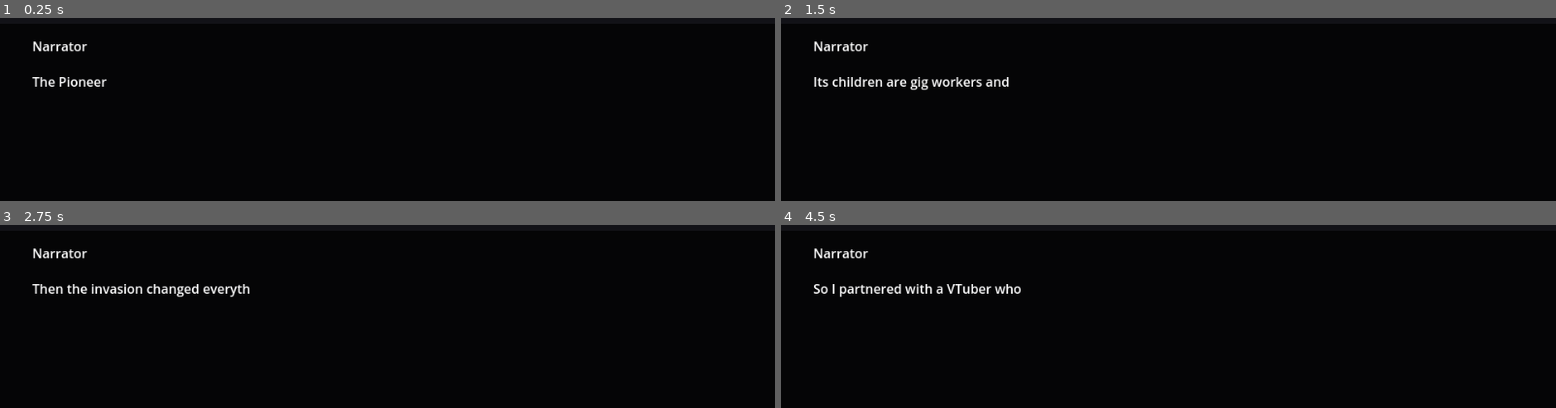
Above: before the commit, frames 1-4 (two rows, left to right).
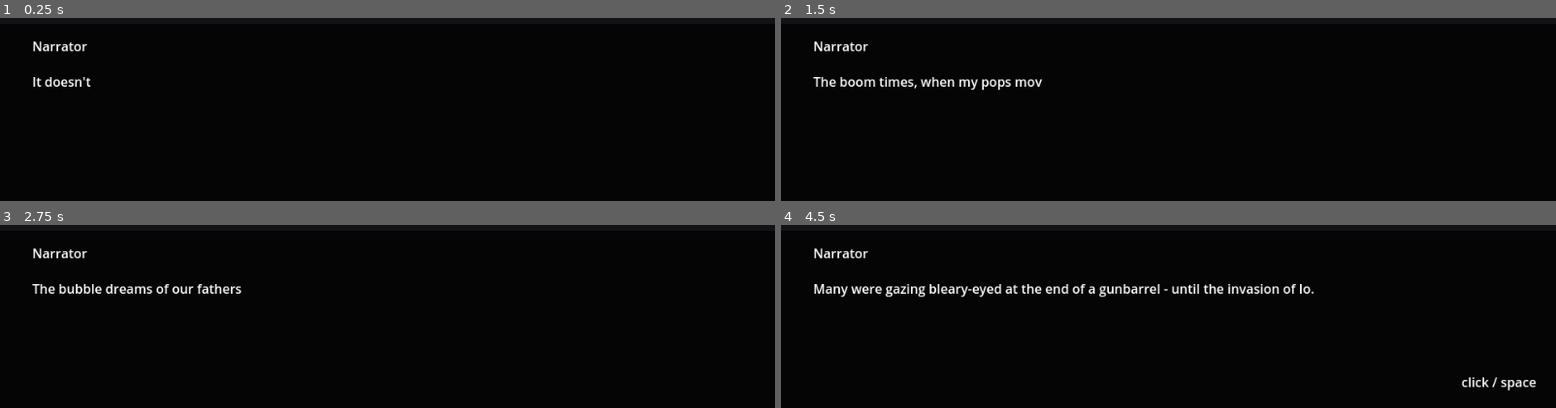
Above: after the commit, the same moments.

Repository: Wasumyon/war-idols
Game: Godot game, scene res://vn/vn.tscn
Two runs of this game, one before a commit and one after it. Both use one fixed random seed, a clock stepped at 60 frames per second and the inputs below. This scene is started directly instead of the project's main scene.
Inputs (mouse positions are in pixels of both pictures, inside the frame that each line leads up to):
- Up to frame 1 (0.25 s): no input
- Up to frame 2 (1.5 s): tap Enter at 0.5 s; move the mouse to (outside the picture) at 0.52 s; hold D (turnRight) 0.53-1.28 s; tap Ctrl (drift) at 0.6 s; click (outside the picture) at 0.67 s; tap Space at 0.77 s; move the mouse to (outside the picture) at 1.27 s; hold S (brake) from 1.28 s (still down); tap R at 1.35 s
- Up to frame 3 (2.75 s): tap Space at 1.52, 2 s; move the mouse to (outside the picture) at 2.02 s; release S (brake) at 2.03 s; hold D (turnRight) from 2.03 s (still down); tap Shift at 2.1 s
- Up to frame 4 (4.5 s): move the mouse to (1129, 278) at 2.77 s; release D (turnRight) at 2.78 s; hold W (accelerate) 2.78-3.53 s; tap Enter at 2.85 s; click (1129, 278) at 2.92 s; tap Space at 3.02, 3.77 s; move the mouse to (1401, 256) at 3.52 s; hold A (turnLeft) from 3.53 s (still down); tap Ctrl (drift) at 3.6 s; move the mouse to (outside the picture) at 4.27 s; tap R at 4.35 s

The runs differ from the first frame. In frame 1, 0.4% of the frame differs, in the area x 4-14%, y 32-38%; in frame 2, 1.0%; in frame 3, 0.9%; in frame 4, 2.4%, in the area x 4-98%, y 32-91%.

Commit message:
VN: split test.txt into scenes, add @ staging, dynamic player name (Blockhead -> name entry)

Diff:
--- a/car/autoload/game.gd
+++ b/car/autoload/game.gd
@@ -18,10 +18,26 @@
 var day := 1
 var flags := {}
 
+## The player character's name. Empty until the player enters it.
+## Until then, Chip's nickname "Blockhead" is used.
+var player_name := ""
+
+
+func display_name() -> String:
+	var n := player_name.strip_edges()
+	return n if n != "" else "Blockhead"
+
+
+func set_player_name(raw: String) -> void:
+	var n := raw.strip_edges()
+	player_name = n if n != "" else "Commander"
+
 ## Story order. The VN walks these; add scenes here as you write them.
 var chapters: Array[String] = [
 	"res://vn/dialogue/01_intro.txt",
-	"res://vn/dialogue/02_chip_scene.txt",
+	"res://vn/dialogue/02_stream.txt",
+	"res://vn/dialogue/03_car.txt",
+	"res://vn/dialogue/04_mission_clear.txt",
 ]
 var chapter_index := 0
 
--- a/car/vn/vn.gd
+++ b/car/vn/vn.gd
@@ -7,10 +7,19 @@
 ##   ? choice text     a branch under the line above
 ##   + stat n          effect for the branch above (or the beat, if no branch yet)
 ##   -> label          jump to a label; leave blank to end the scene
+##   @ verb args       staging for the NEXT line
 ##   # comment         ignored
 ##
-## Lines with no "== / ? / + / -> " prefix that look like "Name: text" are
-## dialogue. Beats flow top-to-bottom unless a "-> " jumps elsewhere.
+## @ VERBS
+##   @ stage <text>    a freeform stage direction; shown italic above the line
+##   @ input_name      open the name-entry panel while this line shows
+##   @ portrait <who>  show a portrait (not wired to art yet)
+##   @ sfx <name>      one-shot sound (not wired yet)
+##   @ call <scene>    hand off to another scene (not wired yet)
+##
+## SPEAKER
+##   "Player:" resolves to Game.display_name() - "Blockhead" until the player
+##   enters a name, then that name. "{player}" in the text expands the same way.
 
 const CHARS_PER_SEC := 45.0
 
@@ -28,9 +37,13 @@
 @onready var text_label: RichTextLabel = $Box/Text
 @onready var choices: VBoxContainer = $Choices
 @onready var hint: Label = $Hint
+@onready var name_panel: PanelContainer = $NamePanel
+@onready var name_input: LineEdit = $NamePanel/VBox/NameInput
 
 
 func _ready() -> void:
+	name_input.text_submitted.connect(_on_name_submitted)
+	$NamePanel/VBox/Confirm.pressed.connect(_confirm_name)
 	var path := chapter_file if chapter_file != "" else Game.current_chapter()
 	_load(path)
 	_goto(str(_nodes.get("start", "")))
@@ -51,6 +64,7 @@
 	var blocks: Array = []
 	var labels := {}
 	var pending_label := ""
+	var pending_staging: Array[String] = []
 	var cur = null
 	var last_choice = null
 
@@ -62,6 +76,10 @@
 		if line.begins_with("=="):
 			pending_label = line.substr(2).strip_edges()
 			last_choice = null
+			continue
+
+		if line.begins_with("@"):
+			pending_staging.append(line.substr(1).strip_edges())
 			continue
 
 		if line.begins_with("?"):
@@ -101,18 +119,23 @@
 				"choices": [],
 				"next_label": "",
 				"force_end": false,
+				"staging": pending_staging.duplicate(),
 			}
 			pending_label = ""
+			pending_staging.clear()
 			last_choice = null
 			blocks.append(cur)
 
-	# label -> block index
+	# staging that trailed the last line (e.g. a closing "@ call").
+	if not pending_staging.is_empty() and not blocks.is_empty():
+		var last: Dictionary = blocks[blocks.size() - 1]
+		last["staging"] = Array(last["staging"]) + Array(pending_staging)
+
 	for i in blocks.size():
 		var lbl: String = str(blocks[i]["label"])
 		if lbl != "":
 			labels[lbl] = i
 
-	# blocks -> runtime nodes
 	var nodes := {}
 	for i in blocks.size():
 		var b: Dictionary = blocks[i]
@@ -120,6 +143,7 @@
 			"speaker": b["speaker"],
 			"text": b["text"],
 			"effects": b["effects"],
+			"staging": b["staging"],
 			"next": _resolve(str(b["next_label"]), bool(b["force_end"]), i, blocks, labels),
 			"choices": [],
 		}
@@ -158,8 +182,8 @@
 	var node: Dictionary = _nodes["nodes"][id]
 	_apply_effects(node.get("effects", {}))
 
-	name_label.text = str(node.get("speaker", ""))
-	text_label.text = str(node.get("text", ""))
+	name_label.text = _speaker_name(node)
+	text_label.text = _compose_text(node)
 	text_label.visible_characters = 0
 	_char_count = text_label.get_total_character_count()
 	_char_timer = 0.0
@@ -167,6 +191,54 @@
 
 	_clear_choices()
 	hint.text = ""
+	if _has_staging(node, "input_name"):
+		_show_name_input()
+
+
+func _speaker_name(node: Dictionary) -> String:
+	var spk := str(node.get("speaker", ""))
+	if spk == "Player" or spk == "{player}":
+		return Game.display_name()
+	return spk
+
+
+## Displayed text: "@ stage" directions become an italic block above the line,
+## and "{player}" expands to the player's display name.
+func _compose_text(node: Dictionary) -> String:
+	var shown: Array[String] = []
+	for d in node.get("staging", []):
+		var parts := str(d).split(" ", true, 1)
+		if parts.size() == 2 and parts[0] == "stage":
+			shown.append("(%s)" % parts[1])
+	var t := str(node.get("text", "")).replace("{player}", Game.display_name())
+	if not shown.is_empty():
+		t = "[i]%s[/i]\n%s" % ["\n".join(shown), t]
+	return t
+
+
+func _has_staging(node: Dictionary, verb: String) -> bool:
+	for d in node.get("staging", []):
+		var parts := str(d).split(" ", true, 1)
+		if parts.size() >= 1 and parts[0] == verb:
+			return true
+	return false
+
+
+func _show_name_input() -> void:
+	name_panel.visible = true
+	name_input.text = Game.player_name
+	name_input.grab_focus()
+
+
+func _on_name_submitted(_text: String) -> void:
+	_confirm_name()
+
+
+func _confirm_name() -> void:
+	Game.set_player_name(name_input.text)
+	name_panel.visible = false
+	# Update the label immediately so the name shows on this very line.
+	name_label.text = _speaker_name(_nodes["nodes"][_node_id])
 
 
 func _clear_choices() -> void:
@@ -209,6 +281,8 @@
 
 
 func _unhandled_input(event: InputEvent) -> void:
+	if name_panel.visible:
+		return   # name entry is modal
 	if event is InputEventMouseButton and event.pressed and event.button_index == MOUSE_BUTTON_LEFT:
 		_advance()
 	elif event is InputEventKey and event.pressed and (event.keycode == KEY_SPACE or event.keycode == KEY_ENTER):
@@ -216,6 +290,8 @@
 
 
 func _advance() -> void:
+	if name_panel.visible:
+		return
 	if _revealing:
 		text_label.visible_characters = -1
 		_revealing = false
--- a/car/vn/vn.tscn
+++ b/car/vn/vn.tscn
@@ -1,9 +1,8 @@
-[gd_scene load_steps=2 format=3 uid="uid://b66cbg35jqemw"]
+[gd_scene load_steps=2 format=3]
 
-[ext_resource type="Script" uid="uid://dicdxrvgloxgw" path="res://vn/vn.gd" id="1_vn"]
+[ext_resource type="Script" path="res://vn/vn.gd" id="1_vn"]
 
 [node name="Vn" type="Control"]
-layout_mode = 3
 anchors_preset = 15
 anchor_right = 1.0
 anchor_bottom = 1.0
@@ -12,7 +11,7 @@
 script = ExtResource("1_vn")
 
 [node name="Background" type="ColorRect" parent="."]
-layout_mode = 0
+anchors_preset = 15
 anchor_right = 1.0
 anchor_bottom = 1.0
 grow_horizontal = 2
@@ -20,7 +19,7 @@
 color = Color(0.07, 0.07, 0.09, 1)
 
 [node name="Portrait" type="TextureRect" parent="."]
-layout_mode = 0
+anchors_preset = 2
 anchor_top = 1.0
 anchor_bottom = 1.0
 offset_left = 40.0
@@ -32,7 +31,7 @@
 stretch_mode = 5
 
 [node name="Box" type="ColorRect" parent="."]
-layout_mode = 0
+anchors_preset = 12
 anchor_top = 1.0
 anchor_right = 1.0
 anchor_bottom = 1.0
@@ -42,7 +41,6 @@
 color = Color(0, 0, 0, 0.72)
 
 [node name="Name" type="Label" parent="Box"]
-layout_mode = 0
 offset_left = 40.0
 offset_top = 16.0
 offset_right = 620.0
@@ -50,7 +48,7 @@
 text = "Speaker"
 
 [node name="Text" type="RichTextLabel" parent="Box"]
-layout_mode = 0
+anchors_preset = 15
 anchor_right = 1.0
 anchor_bottom = 1.0
 offset_left = 40.0
@@ -63,7 +61,7 @@
 text = "..."
 
 [node name="Choices" type="VBoxContainer" parent="."]
-layout_mode = 0
+anchors_preset = 3
 anchor_left = 1.0
 anchor_top = 1.0
 anchor_right = 1.0
@@ -76,7 +74,7 @@
 grow_vertical = 0
 
 [node name="Hint" type="Label" parent="."]
-layout_mode = 0
+anchors_preset = 3
 anchor_left = 1.0
 anchor_top = 1.0
 anchor_right = 1.0
@@ -87,3 +85,25 @@
 offset_bottom = -16.0
 text = "click / space"
 horizontal_alignment = 2
+
+[node name="NamePanel" type="PanelContainer" parent="."]
+visible = false
+anchor_left = 0.5
+anchor_top = 0.5
+anchor_right = 0.5
+anchor_bottom = 0.5
+offset_left = -220.0
+offset_top = -90.0
+offset_right = 220.0
+offset_bottom = 90.0
+
+[node name="VBox" type="VBoxContainer" parent="NamePanel"]
+
+[node name="Prompt" type="Label" parent="NamePanel/VBox"]
+text = "What do they call you?"
+
+[node name="NameInput" type="LineEdit" parent="NamePanel/VBox"]
+placeholder_text = "Commander"
+
+[node name="Confirm" type="Button" parent="NamePanel/VBox"]
+text = "Confirm"
Not shown, changed: car/vn/dialogue/01_intro.txt
Not shown, removed: car/vn/dialogue/02_chip_scene.txt
Not shown, added: car/vn/dialogue/02_stream.txt
Not shown, added: car/vn/dialogue/03_car.txt
Not shown, added: car/vn/dialogue/04_mission_clear.txt
Not shown, removed: Stories/intro.txt
Not shown, added: Stories/test.txt
